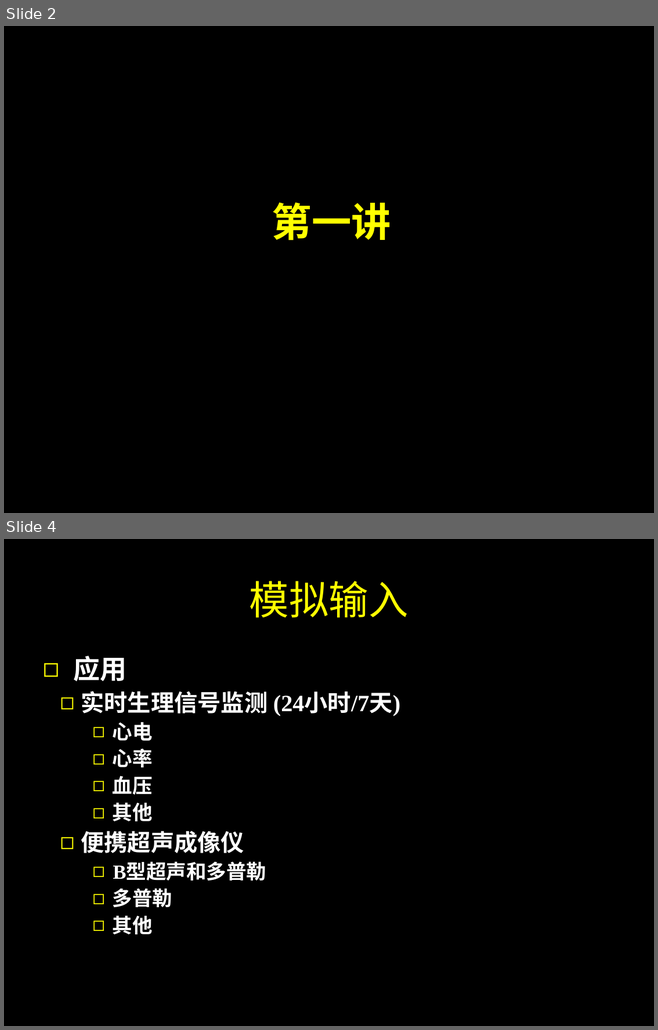
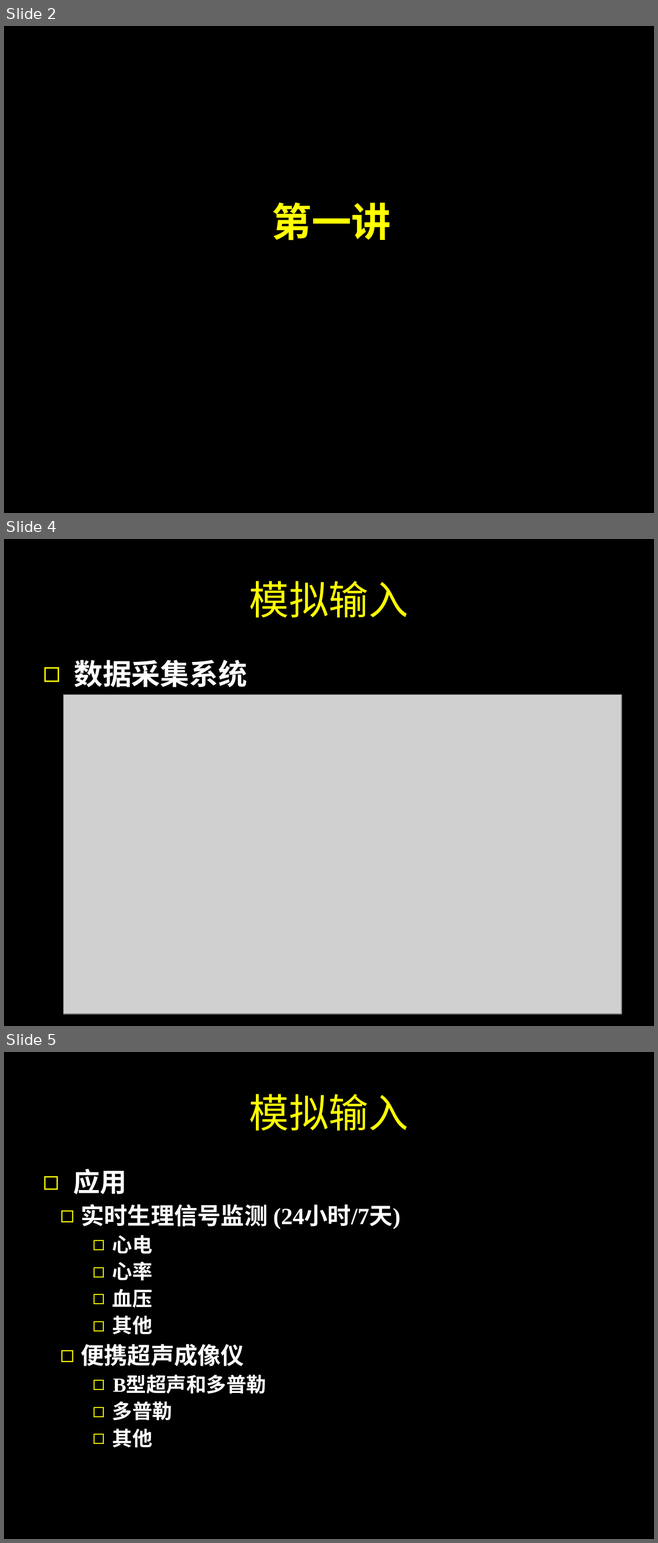
Before and after one commit to SJTUCourse/BI450, a slide deck: Lectures/2017 Fall/Lecture 1/Lecture 1.ppt. Shown one above the other, each under a label of ours: slides 2 and 4 before the commit, slides 2, 4 and 5 after it; the slides between them are not shown. The pictures are 658x1030 and 658x1543 pixels, drawn with LibreOffice and Linux fonts; fonts in the diff are those of the drawing; grey boxes stand for pictures. Boxes give left, top, right and bottom in pixels: in the first picture for what was removed or moved away, otherwise in the second. Text is boxed around its words. In the diff, an @@ line names an element or a change of style, - is before the commit and + after.

```diff
--- a/Lectures/2017 Fall/Lecture 1/Lecture 1.ppt
+++ b/Lectures/2017 Fall/Lecture 1/Lecture 1.ppt
@@ slide 4 added at box(4, 539, 654, 1026), background #000000 @@
@@ title added at box(249, 581, 408, 618), 44 pt, text #FFFF00 @@
+模拟输入
@@ text added at box(74, 660, 247, 687), 32 pt, text #FFFFFF, bold @@
+◻ 数据采集系统
@@ picture added at box(64, 695, 621, 1015) @@
@@ what was slide 4 is now slide 5 @@
```
Also in this commit, not shown: 2 slides changed, 2 other slides added, 2 slides removed, 2 other files.
